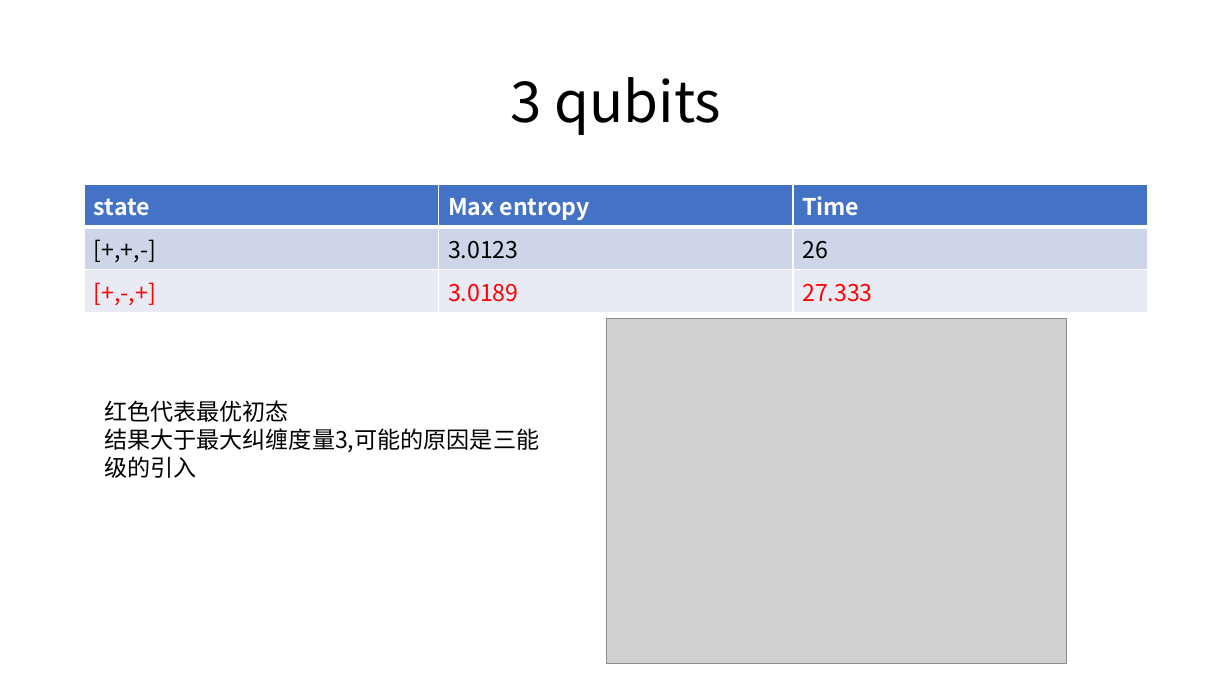
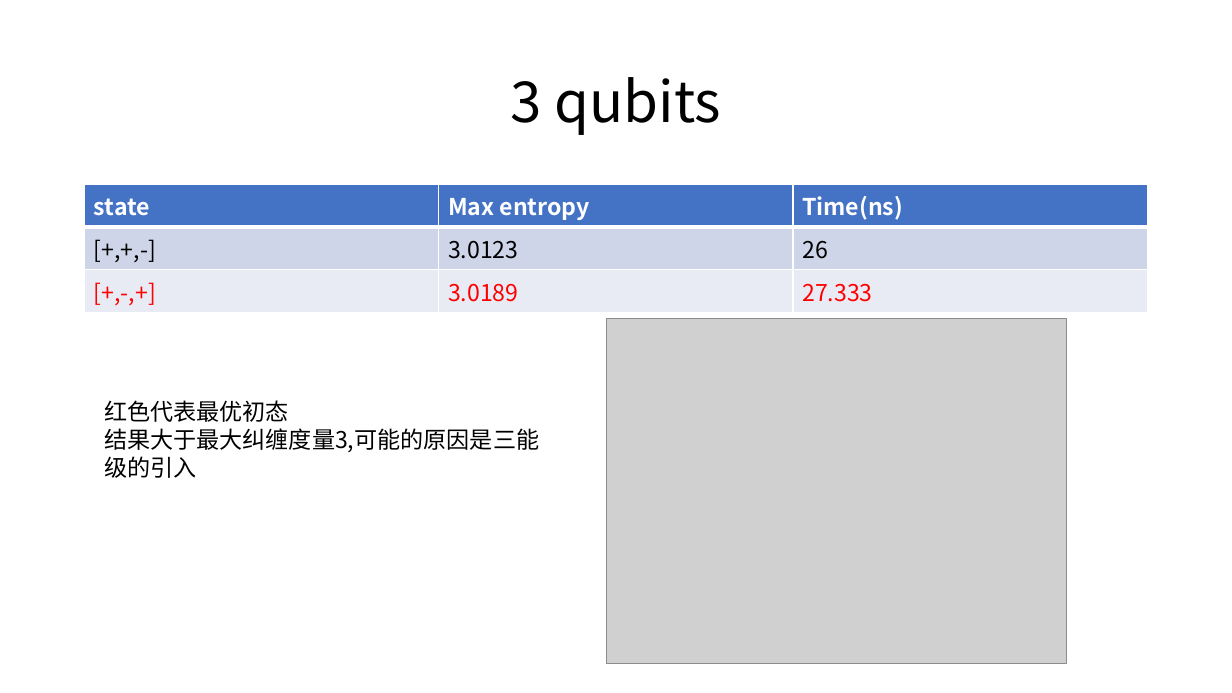
Before and after one commit to ChenZha/Quantum-Computation, a slide deck: slide 6 of programmer/programme/algorithm/Renyi Entropy/Renyi entropy.pptx. Drawn at 1232x693 pixels with LibreOffice and Linux fonts; fonts in the diff are those of the drawing; grey boxes stand for pictures. Boxes give left, top, right and bottom in pixels: in the first picture for what was removed or moved away, otherwise in the second. Text is boxed around its words. In the diff, an @@ line names an element or a change of style, - is before the commit and + after.

```diff
--- a/programmer/programme/algorithm/Renyi Entropy/Renyi entropy.pptx
+++ b/programmer/programme/algorithm/Renyi Entropy/Renyi entropy.pptx
@@ table at <box>85,185,1147,306</box> @@
-row 1, column 3: Time
+row 1, column 3: Time(ns)
```
Also in this commit, not shown: 1 other slide changed, 11 slides added, 25 other files.
